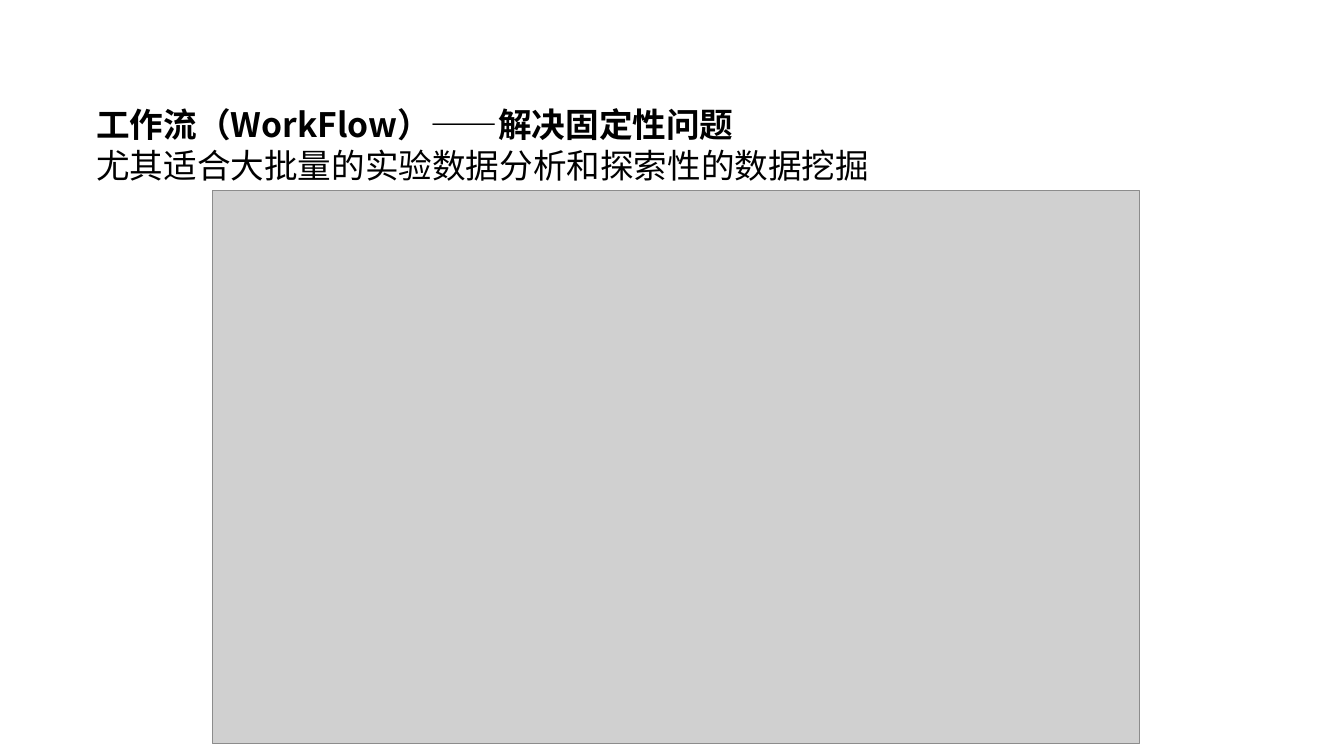
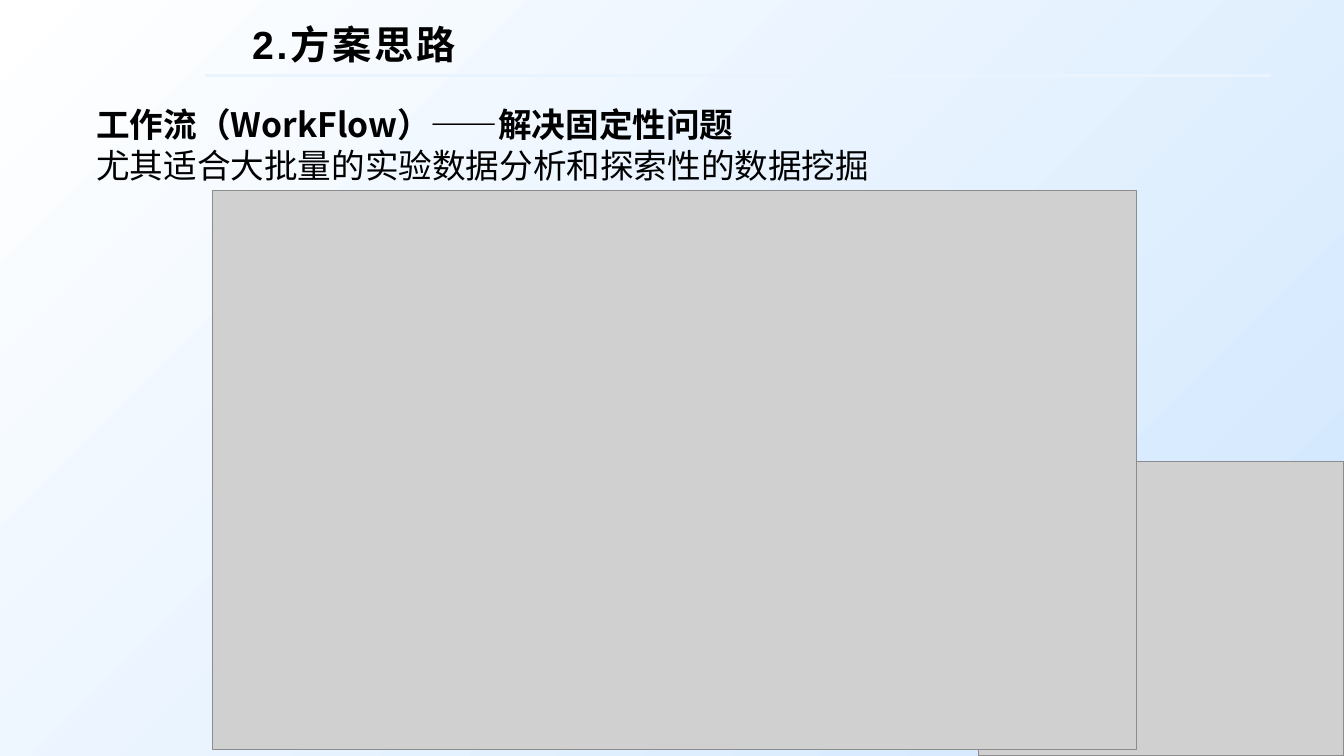
Before and after one commit to czyt1988/data-workbench, a slide deck: slide 11 of doc/DataWorkFlow-chart.pptx (slide 9 before the commit). Drawn at 1344x756 pixels with LibreOffice and Linux fonts; fonts in the diff are those of the drawing; grey boxes stand for pictures; background and template pictures are left out. Boxes give left, top, right and bottom in pixels: in the first picture for what was removed or moved away, otherwise in the second. Text is boxed around its words. In the diff, an @@ line names an element or a change of style, - is before the commit and + after.

```diff
--- a/doc/DataWorkFlow-chart.pptx
+++ b/doc/DataWorkFlow-chart.pptx
@@ background #FFFFFF to gradient #FFFFFF to #CFE6FE @@
@@ title added at bbox=[252, 28, 455, 63], 28 pt, text #000000, bold @@
+2.方案思路
@@ line added from (205, 76) to (1271, 76), #E9F4FF 2.25 pt @@
@@ picture: place and size @@
-picture at bbox=[213, 191, 1140, 744]
+picture at bbox=[212, 191, 1136, 749]
@@ picture added at bbox=[979, 461, 1344, 756] @@
```
Also in this commit, not shown: 12 other slides changed, 9 slides added, 6 slides removed, 44 other files.
